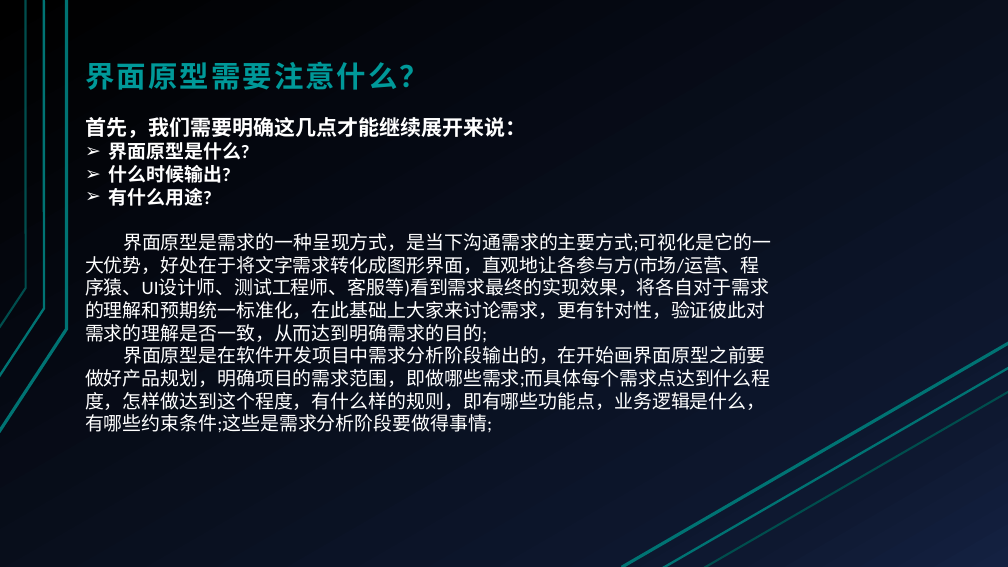
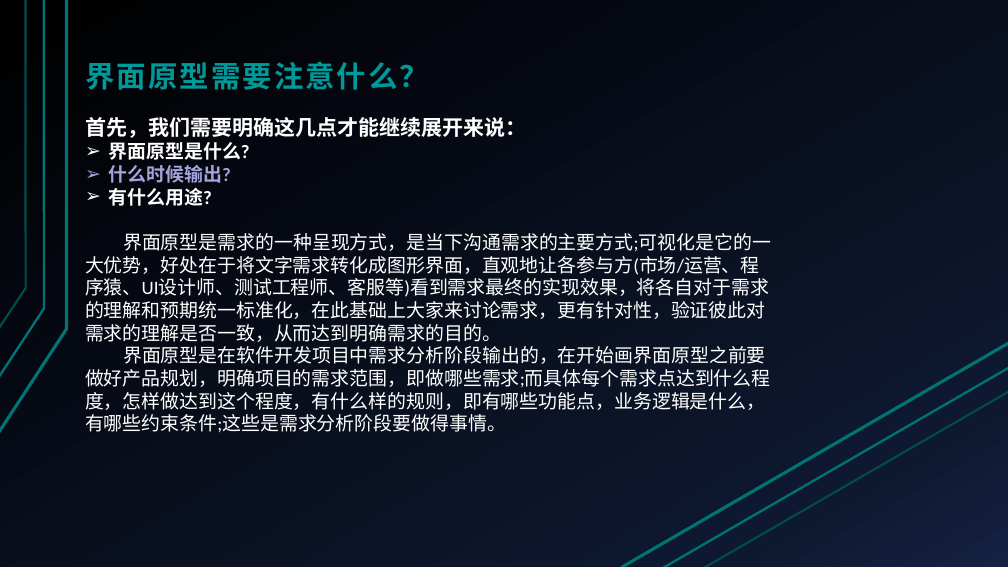
Before and after one commit to KINNNNNNG/G13, a slide deck: slide 4 of PPT/UML翻转课堂PPT/PRD-2016-G13-UML基础Ⅱ-界面原型-1.0.pptx. Drawn at 1008x567 pixels with LibreOffice and Linux fonts; fonts in the diff are those of the drawing. Boxes give left, top, right and bottom in pixels: in the first picture for what was removed or moved away, otherwise in the second. Text is boxed around its words. In the diff, an @@ line names an element or a change of style, - is before the commit and + after.

```diff
--- a/PPT/UML翻转课堂PPT/PRD-2016-G13-UML基础Ⅱ-界面原型-1.0.pptx
+++ b/PPT/UML翻转课堂PPT/PRD-2016-G13-UML基础Ⅱ-界面原型-1.0.pptx
@@ text at bbox=[109, 165, 231, 183]: text colour #FFFFFF to #A4A4DC in "什么时候输出?" @@
@@ text at bbox=[85, 233, 771, 432]: text changed @@
-界面原型是需求的一种呈现方式，是当下沟通需求的主要方式;可视化是它的一大优势，好处在于将文字需求转化成图形界面，直观地让各参与方(市场/运营、程序猿、UI设计师、测试工程师、客服等)看到需求最终的实现效果，将各自对于需求的理解和预期统一标准化，在此基础上大家来讨论需求，更有针对性，验证彼此对需求的理解是否一致，从而达到明确需求的目的;
-界面原型是在软件开发项目中需求分析阶段输出的，在开始画界面原型之前要做好产品规划，明确项目的需求范围，即做哪些需求;而具体每个需求点达到什么程度，怎样做达到这个程度，有什么样的规则，即有哪些功能点，业务逻辑是什么，有哪些约束条件;这些是需求分析阶段要做得事情;
+界面原型是需求的一种呈现方式，是当下沟通需求的主要方式;可视化是它的一大优势，好处在于将文字需求转化成图形界面，直观地让各参与方(市场/运营、程序猿、UI设计师、测试工程师、客服等)看到需求最终的实现效果，将各自对于需求的理解和预期统一标准化，在此基础上大家来讨论需求，更有针对性，验证彼此对需求的理解是否一致，从而达到明确需求的目的。
+界面原型是在软件开发项目中需求分析阶段输出的，在开始画界面原型之前要做好产品规划，明确项目的需求范围，即做哪些需求;而具体每个需求点达到什么程度，怎样做达到这个程度，有什么样的规则，即有哪些功能点，业务逻辑是什么，有哪些约束条件;这些是需求分析阶段要做得事情。
```
Also in this commit, not shown: 6 other slides changed, 1 slide added.
